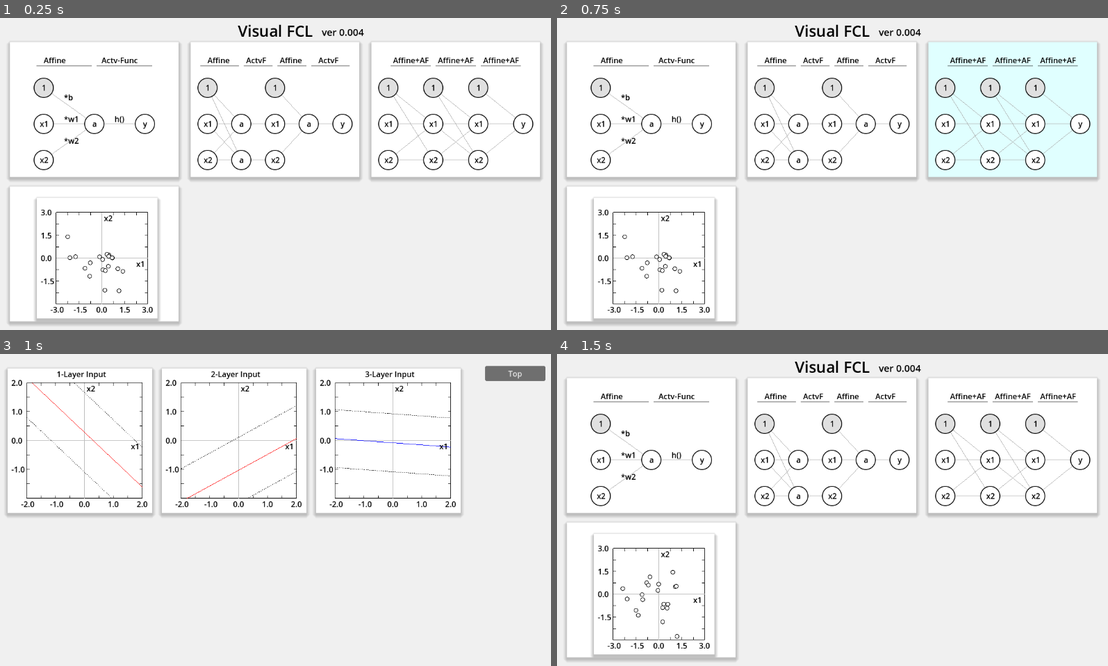
Above: before the commit, frames 1-4 (two rows, left to right).
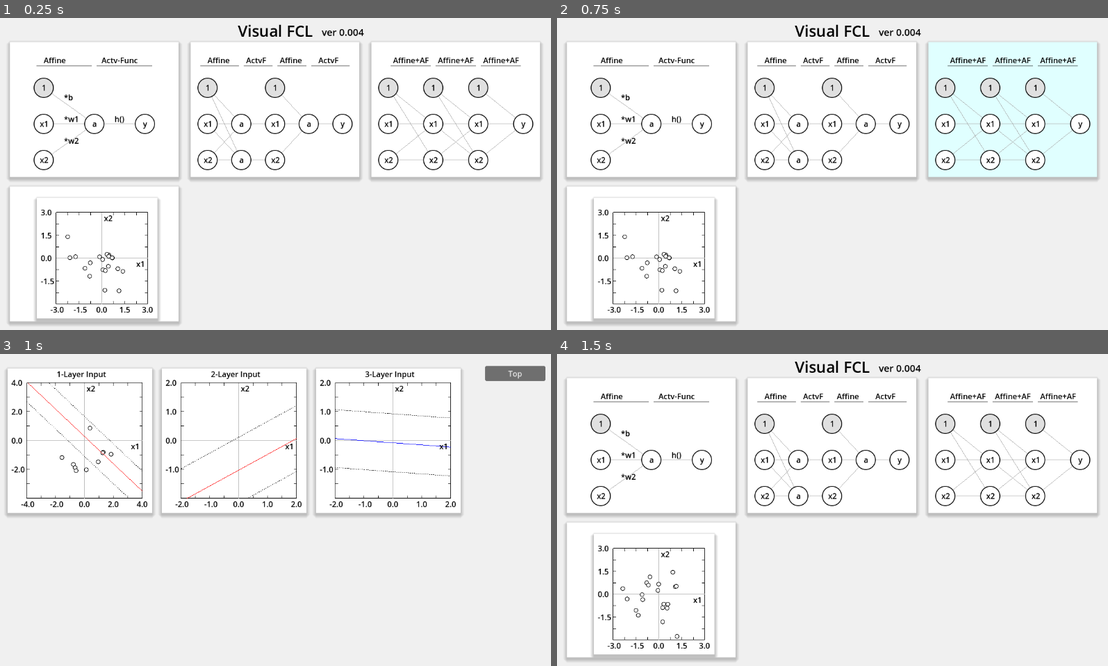
Above: after the commit, the same moments.

Repository: vivisuke/VisualFCL
Game: Godot game, scene res://top_scene.tscn
Same seed, same stepped clock (60 frames per second), same inputs: the game is played once before the commit and once after it.
Inputs (mouse positions are in pixels of both pictures, inside the frame that each line leads up to):
- Up to frame 1 (0.25 s): no input
- Up to frame 2 (0.75 s): tap Enter at 0.5 s; move the mouse to (953, 158) at 0.52 s; click (953, 158) at 0.67 s
- Up to frame 3 (1 s): no input
- Up to frame 4 (1.5 s): click "Top" at 1.25 s

Frames 1-2 are identical in both runs. In frame 3, 0.4% of the frame differs, in the area x 2-26%, y 8-50%; in frame 4, nothing differs.

Commit message:
0094 ◎ C 06/30 06/30 0.004│ToDo│３層NN学習シーン：1-Layer に10個の入力（平均:0, 分散:1.0）表示

Diff:
--- a/VisualFCL/scripts/fc3layer_scene.gd
+++ b/VisualFCL/scripts/fc3layer_scene.gd
@@ -1,6 +1,7 @@
 extends Node2D
 
-
+var N_INPUT = 10
+var vec_pair = []				# データ配列, 要素：[x, y, bool]
 var vec_graph_rect = []
 
 # Called when the node enters the scene tree for the first time.
@@ -16,8 +17,19 @@
 		vec_graph_rect[i].add_child(lbl)
 		vec_graph_rect[i].to_draw_div_lines = true
 		vec_graph_rect[i].to_plot_boolean = false
+	init()
 	pass # Replace with function body.
-
+func init():
+	#vec_input = []
+	vec_pair = []
+	for i in range(N_INPUT):
+		var x1 = randfn(0.0, 1.0)
+		#vec_input.push_back(x)
+		var x2 = randfn(0.0, 1.0)
+		#vec_input.push_back(y)
+		vec_pair.push_back([x1, x2, false])
+	$GraphRect_1.vec_input = vec_pair
+	$GraphRect_1.maxv = 4.0
 
 # Called every frame. 'delta' is the elapsed time since the previous frame.
 func _process(delta):
Not shown, changed: VisualFCL.spr
